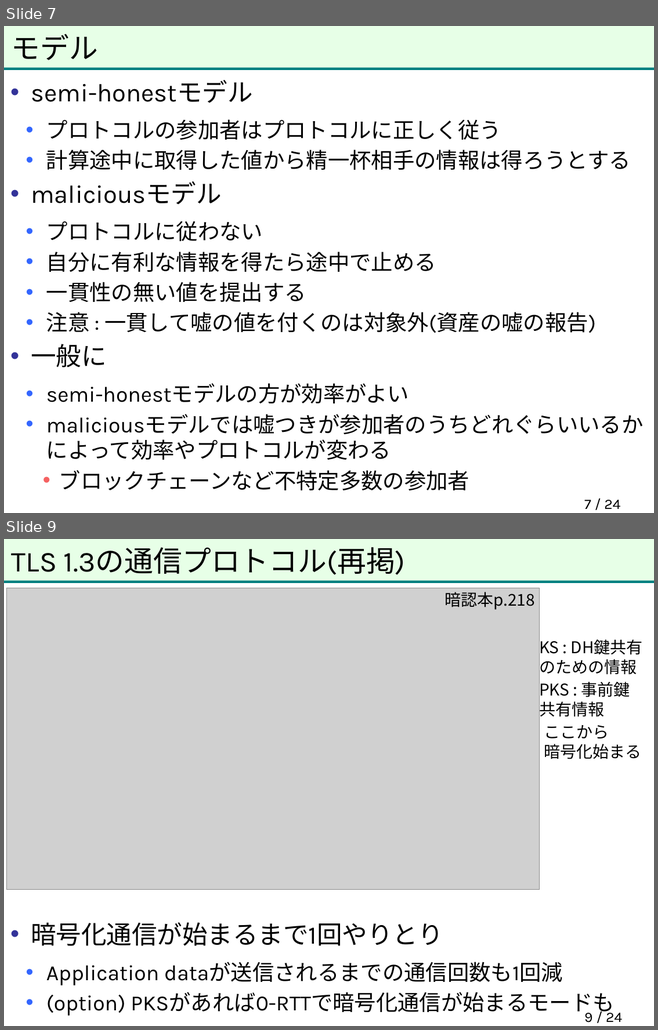
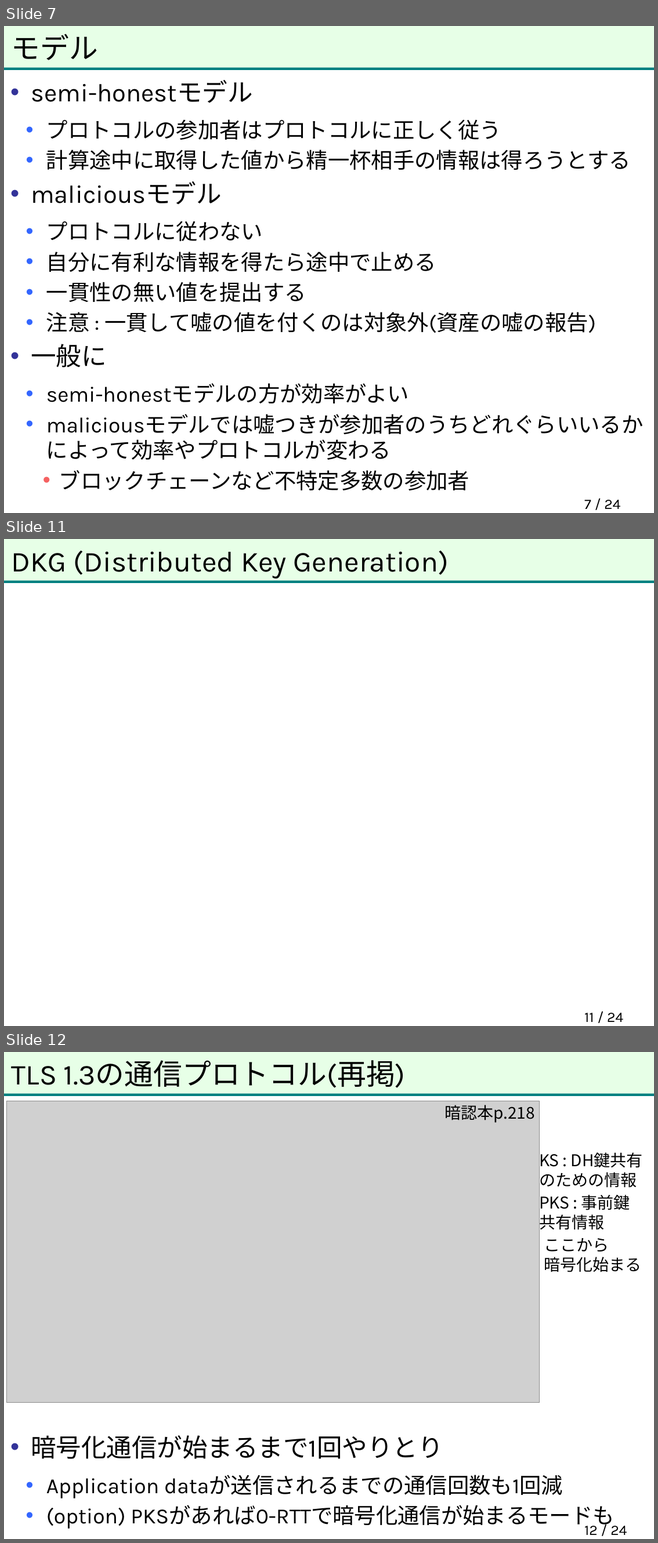
Before and after one commit to herumi/anninbon, a slide deck: lec/anninbon11.pptx. Shown one above the other, each under a label of ours: slides 7 and 9 before the commit, slides 7, 11 and 12 after it; the slides between them are not shown. The pictures are 658x1030 and 658x1543 pixels, drawn with LibreOffice and Linux fonts; fonts in the diff are those of the drawing; grey boxes stand for pictures; background and template pictures are left out. Boxes give left, top, right and bottom in pixels: in the first picture for what was removed or moved away, otherwise in the second. Text is boxed around its words. In the diff, an @@ line names an element or a change of style, - is before the commit and + after.

```diff
--- a/lec/anninbon11.pptx
+++ b/lec/anninbon11.pptx
@@ slide 11 added at [4,539,654,1026], background picture (left out); not listed: 2 template elements that a slide beside it also shows @@
@@ title added at [12,551,448,578], 32 pt, text #000000 @@
+DKG (Distributed Key Generation)
@@ page number added at [584,1013,623,1022], 16 pt, text #000000 @@
+11 / 24
@@ what was slide 9 is now slide 12 @@
@@ page number at [584,1526,626,1535]: text changed @@
-9 / 24
+12 / 24
```
Also in this commit, not shown: 1 slide changed, 2 other slides added.
